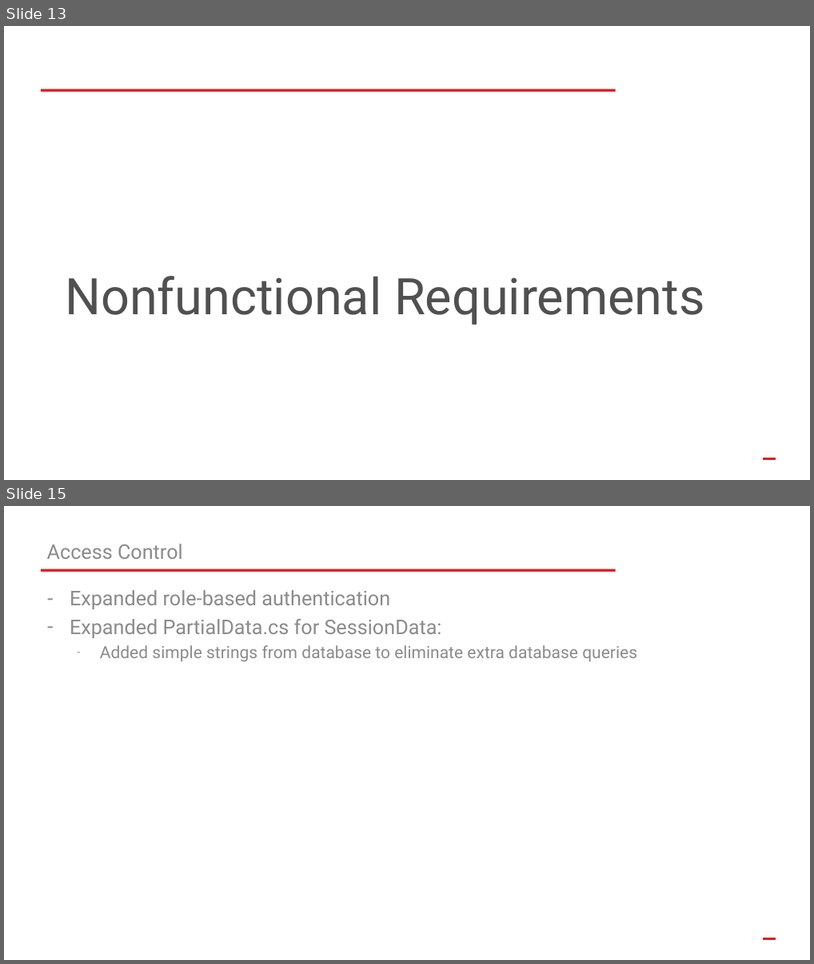
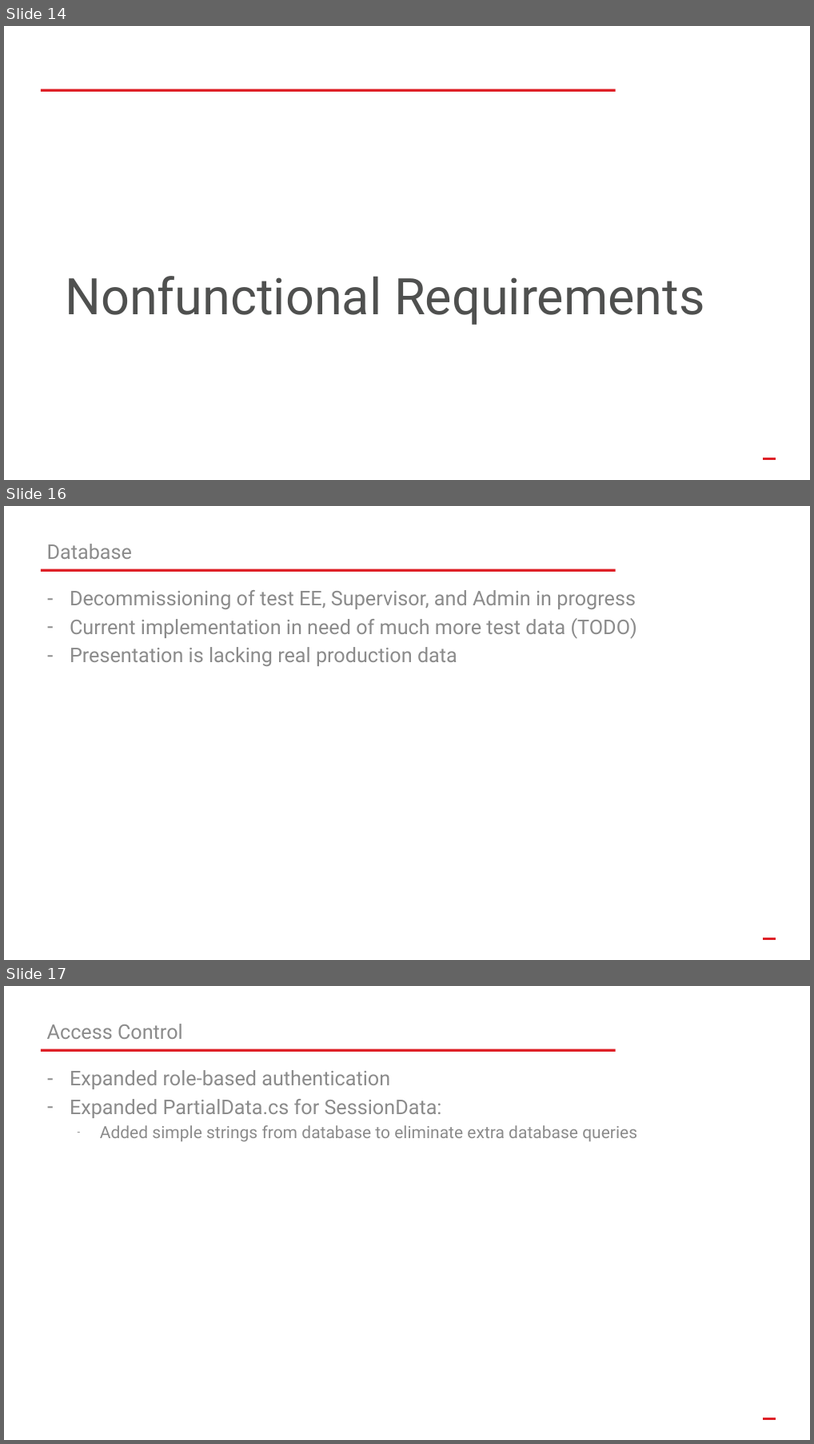
Before and after one commit to tattymennis/csci-4712-senior-capstone, a slide deck: Resources/csci-4712-week13.pptx. Shown one above the other, each under a label of ours: slides 13 and 15 before the commit, slides 14, 16 and 17 after it; the slides between them are not shown. The pictures are 814x964 and 814x1444 pixels, drawn with LibreOffice and Linux fonts; fonts in the diff are those of the drawing; background and template pictures are left out. Boxes give left, top, right and bottom in pixels: in the first picture for what was removed or moved away, otherwise in the second. Text is boxed around its words. In the diff, an @@ line names an element or a change of style, - is before the commit and + after.

```diff
--- a/Resources/csci-4712-week13.pptx
+++ b/Resources/csci-4712-week13.pptx
@@ slide 16 added at (4, 506, 810, 960), background #FFFFFF; not listed: 2 template elements that a slide beside it also shows @@
@@ text added at (47, 544, 132, 559), 24 pt, text #8C8C8C @@
+Database
@@ text added at (70, 590, 638, 666), 24 pt, text #8C8C8C @@
+– Decommissioning of test EE, Supervisor, and Admin in progress
+– Current implementation in need of much more test data (TODO)
+– Presentation is lacking real production data
@@ what was slide 13 is now slide 14 @@
@@ what was slide 15 is now slide 17 @@
```
Also in this commit, not shown: 5 slides changed, 1 other slide added, 6 other files.
